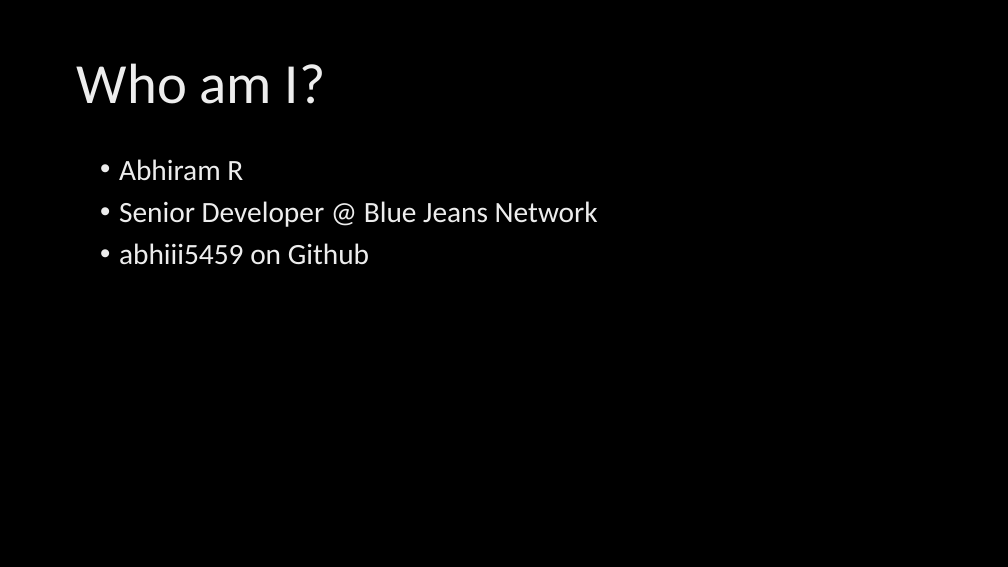
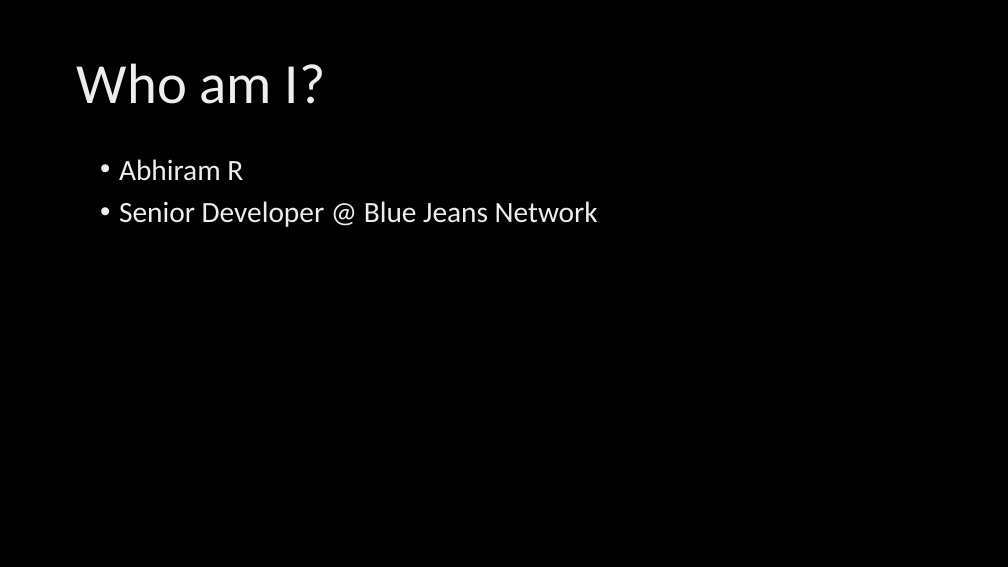
Before and after one commit to abhiii5459/Talks, a slide deck: slide 4 of April_2017/Devopedia_Apr22/Python Talk.pptx. Drawn at 1008x567 pixels with LibreOffice and Linux fonts; fonts in the diff are those of the drawing. Boxes give left, top, right and bottom in pixels: in the first picture for what was removed or moved away, otherwise in the second. Text is boxed around its words. In the diff, an @@ line names an element or a change of style, - is before the commit and + after.

```diff
--- a/April_2017/Devopedia_Apr22/Python Talk.pptx
+++ b/April_2017/Devopedia_Apr22/Python Talk.pptx
@@ text at (119,243,369,265): paragraph removed @@
-• abhiii5459 on Github
```
Also in this commit, not shown: 1 other slide changed.
